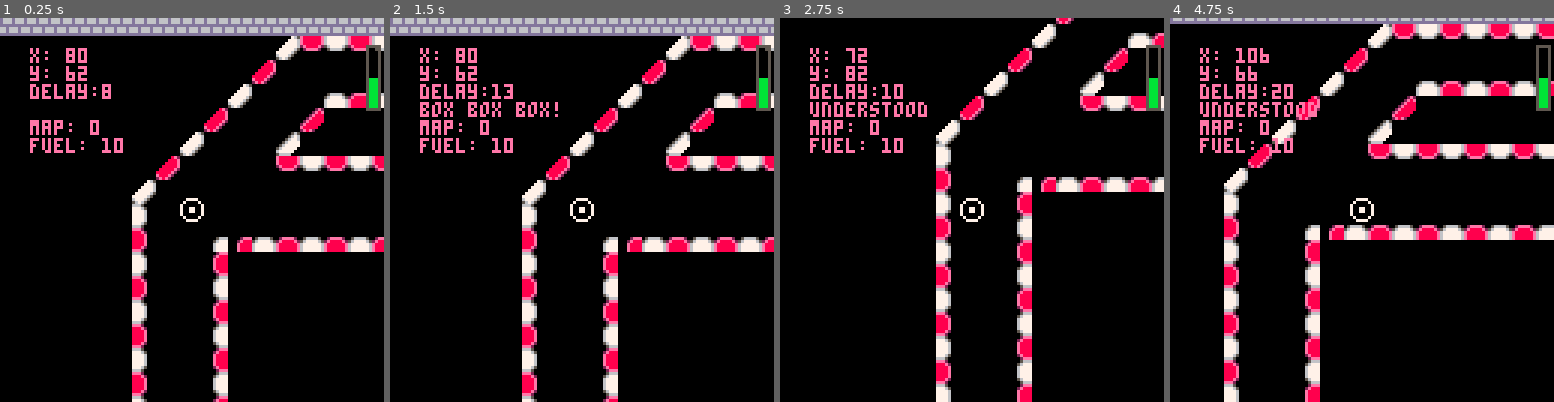
Above: before the commit, frames 1-4 (left to right).
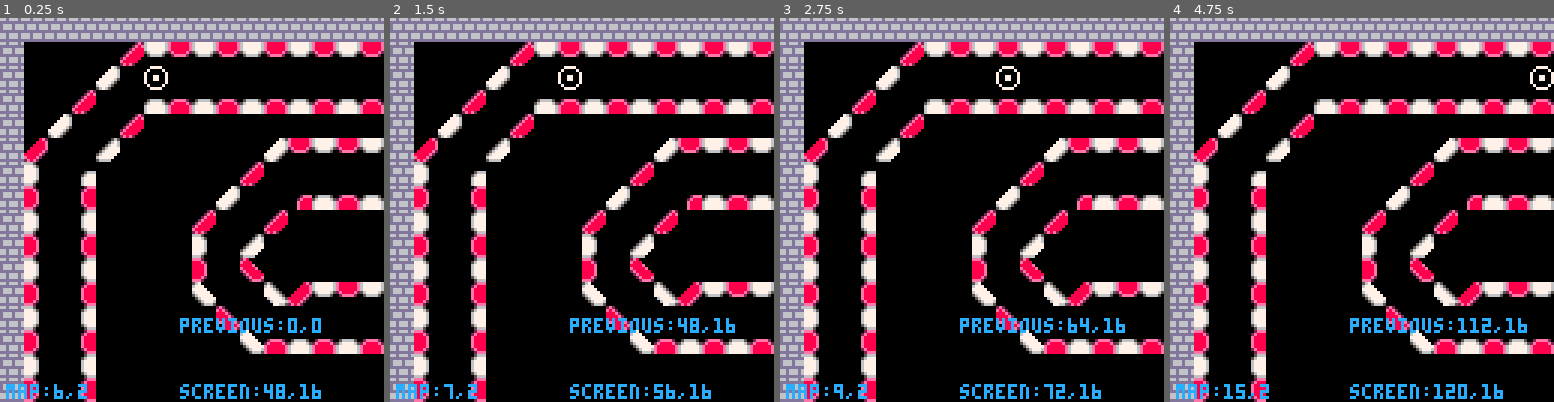
Above: after the commit, the same moments.

Repository: mmckendry/GrandPrixP8
Game: PICO-8 cartridge grandprix.p8
Same seed, same stepped clock (60 frames per second), same inputs: the game is played once before the commit and once after it.
Inputs:
- Up to frame 1 (0.25 s): no input
- Up to frame 2 (1.5 s): tap O (Z key) at 0.33, 0.7, 1.43 s; tap X (X key) at 1.07 s
- Up to frame 3 (2.75 s): hold Left 1.97-2.37 s; tap X (X key) at 2.07, 2.4, 2.73 s; tap O (Z key) at 2.22 s; hold Down from 2.42 s (still down)
- Up to frame 4 (4.75 s): release Down at 2.82 s; hold Right 2.87-3.53 s; tap X (X key) every 0.33 s from 3.07 to 4.73 s; tap O (Z key) at 3.1, 3.98 s; hold Up 3.58-4.08 s; hold Right 4.13-4.53 s; hold Down from 4.58 s (still down)

The runs differ from the first frame. In frame 1, 39% of the frame differs, in the area x 0-100%, y 0-100%; in frame 2, 40%; in frame 3, 40%; in frame 4, 42%.

Commit message:
Change movement from pixel to grid. Add pathfinding.

Diff:
--- a/grandprix.p8
+++ b/grandprix.p8
@@ -6,16 +6,29 @@
  is_pit_confirmed = false
  pit_initiated = false
  fuel=10
- textlabel = "testing"
+
+ --
+ up = {}
+ down = {}
+ left = {}
+ right = {}
+ neighbours = {}
+ candidates = {}
+ next_step = {}
+ first = true
+
+ function _init()
+  last_x = 0
+  last_y = 0
+  make_player()
+ end
 
  function drawtrack()
-   map(0,0,0,0,128,32)
+   map(0,0,0,0,20,29)
  end
 
  function _update()
   move_player()
-  userinput()
-  pathfinding()
  end
 
  function pitstop_initiate()
@@ -54,13 +67,16 @@
   cls()
   camera_follow()
   drawtrack()
-  spr(0, p.x, p.y)
-  update_pit_message()
-  display_pit_message()
-  display_fuel()
-  display_information()
-  out_of_fuel()
- end
+  spr(0,p.x*8,p.y*8)
+  --update_pit_message()
+  --display_pit_message()
+  --display_fuel()
+  --display_information()
+  -- out_of_fuel()
+  print("map:"..p.x..","..p.y,2,122,12)
+  print("screen:"..(p.x*8)..","..(p.y*8),60,122,12)
+  print("previous:"..(last_x*8)..","..(last_y*8),60,100,12)
+end
 -->8
 --camera follow function
 c={}
@@ -82,11 +98,27 @@
 -- display
 
 function display_information()
-  print("x: " ..p.x, p.x -50 , p.y -50, 14)
-  print("y: "..p.y, p.x-50, p.y-44, 14)
-  print("delay:"..delay,p.x-50, p.y-38, 14)
-  print("map: "..flag, p.x-50, p.y-26, 14)
+  print("delay:"..delay,p.x-5, p.y-5, 14)
+  --print("map: "..flag, p.x-50, p.y-26, 14)
   print("fuel: "..fuel, p.x-50, p.y-20, 14)
+end
+
+function tableinfo()
+   targets = find_path_breadth(p.x, p.y, 30,
+     function(cx,cy)
+                  -- make the path finder step on tiles with index>16 only
+     return mget(cx,cy)>16
+    end,
+    function(tx,ty)
+     -- accept tile index 20 as targets
+     return mget(tx,ty)==20
+     end)
+
+    for t in all(targets) do
+     print ("tx:"..t.x, 2,132,12)
+     print ("ty:"..t.y, 2,128,12)
+     mset(t.x, t.y, 0)
+    end
 end
 
 function display_pit_message()
@@ -120,84 +152,82 @@
 
 end
 -->8
--- player
-p={}
-p.x=80
-p.y=62
-p.w=5
-p.h=5
-p.dx=0
-p.dy=0
-p.sprite=0
-
-function userinput()
-  if btn(4) then
-   pitstop_initiate()
-  end
-  if btn(5) then
-   pitstop_confirm()
-  end
- end
+--player functions
+
+function make_player()
+ p={}
+ p.x=6
+ p.y=2
+
+ p.sprite=5
+end
 
 function move_player()
- if (btn(⬅️)) p.dx-=2
- if (btn(➡️)) p.dx+=2
- if (btn(⬆️)) p.dy-=2
- if (btn(⬇️)) p.dy+=2
-
- if (can_move(p.x+p.dx,p.y,p.w,p.h,fuel)) then
-  p.x+=p.dx
- end
-
- if (can_move(p.x,p.y+p.dy,p.w,p.h)) then
-  p.y+=p.dy
- end
-
- p.dx,p.dy=0,0
- end
-
- function pathfinding()
- local checkpoint
-
- --travel along x+ (right)
- --if cant move check where i can move
- --
-
- end
-
-
--->8
--- collision detection
-
-function can_move(x, y, w, h)
-
- if (fuel == 0) return false
-
- if (is_solid(x,y)) return false
-
- if (is_solid(x+w,y)) return false
-
- if (is_solid(x,y+h)) return false
-
- if (is_solid(x+w,y+h)) return false
-
- return true
-end
-
-function is_solid(x,y)
-
- --convert pixel coordinates
- --to map coordinates
- local map_x=flr(x/8)
- local map_y=flr(y/8)
-
- local map_sprite=mget(map_x,map_y)
-
-  flag=fget(map_sprite)
-
- return flag==1
-end
-
+ local new_x,new_y=p.x,p.y
+
+ if (btnp(⬅️)) new_x-=1
+ if (btnp(➡️)) new_x+=1
+ if (btnp(⬆️)) new_y-=1
+ if (btnp(⬇️)) new_y+=1
+ if (btnp(❎)) pathfinding()
+
+end
+-->8
+
+function can_move(x,y)
+
+ local map_sprite=mget(x,y)
+
+ local flag=fget(map_sprite)
+
+ return flag!=1
+
+end
+-->8
+--pathfinding
+function pathfinding()
+
+ local new_x = p.x
+ local new_y = p.y
+ if(first) then
+  last_x -= 1
+  last_y = p.y
+  first = false
+ end
+
+function set_neighbours()
+  left[1] = new_x - 1
+  left[2] = new_y
+  right[1] = new_x + 1
+  right[2] = new_y
+  up[1] = new_x
+  up[2] = new_y + 1
+  down[1] = new_x
+  down[2] = new_y - 1
+  neighbours = {left,right,up,down}
+ end
+
+ set_neighbours()
+
+  for k, v in ipairs(neighbours) do
+   for j, m in ipairs(v) do
+     candidates[j] = m
+   end
+   if (candidates[1]!=last_x or candidates[2]!=last_y) then
+     sfx(0)
+     if(can_move(candidates[1], candidates[2])) then
+      next_step[1] = candidates[1]
+      next_step[2] = candidates[2]
+     end
+   end
+  end
+
+ last_x = p.x
+ last_y = p.y
+
+ p.x = next_step[1]
+ p.y = next_step[2]
+end
 __gfx__
 007777000008800000aaaa0067777776e888888e677777767700770000000000e888888e0000000066d666d60000000000000000000000000000000000000000
 07000070008008000a0000a067777776e888888e677777767700770000000000e888888e00000000dddddddd0000000000000000000000000000000000000000
@@ -215,11 +245,11 @@
 b000000b000000000000000067777776e888888e67777776e888888ee7777776e888888e00000000000000000000000000000000000000000000000000000000
 0b0000b0000000000000000067777776e888888e67777776e888888ee7777776e888888e00000000000000000000000000000000000000000000000000000000
 00bbbb00000000000000000067777776e888888e67777776e888888ee7777776e888888e00000000000000000000000000000000000000000000000000000000
-eee2000000002eee000007760000088e000008e2000002e22e8000002e2000000000000000000000000000000000000000000000000000000000000000000000
-888e20000002e888000077760000888e0000888e00002e8ee8880000e8e200000000000000000000000000000000000000000000000000000000000000000000
-8888e000000e8888000777760008888e0008888e0002e8888888e000888e20000000000000000000000000000000000000000000000000000000000000000000
-8888e000000e8888007777760088888e0088888e002e8888e8888e008888e2000000000000000000000000000000000000000000000000000000000000000000
-8888e000000e8888077777760888888e088888e202e888882e88888088888e200000000000000000000000000000000000000000000000000000000000000000
+eee2000000002eee000007760000088e000008e2000002e22e8000002e2000008888e00000000000000000000000000000000000000000000000000000000000
+888e20000002e888000077760000888e0000888e00002e8ee8880000e8e200008888e00000000000000000000000000000000000000000000000000000000000
+8888e000000e8888000777760008888e0008888e0002e8888888e000888e20008888e00000000000000000000000000000000000000000000000000000000000
+8888e000000e8888007777760088888e0088888e002e8888e8888e008888e200888e200000000000000000000000000000000000000000000000000000000000
+8888e000000e8888077777760888888e088888e202e888882e88888088888e20eee2000000000000000000000000000000000000000000000000000000000000
 8888e000000e888877777766888888ee88888e202e88888002e888880e8888e20000000000000000000000000000000000000000000000000000000000000000
 888e20000002e8887777766588888ee2e888e200e8888800002e888e00e8888e0000000000000000000000000000000700000000000000000000000000000000
 eee2000000002eee66666650eeeeee202e8e20002e8e20000002eee200088ee20000000000000000000000000000008e00000000000000000000000000000000
@@ -232,32 +262,29 @@
 7776500000056777000e888800067777677765006777770000567776006777760000000000000000000000000000000000000000000000000000000000000000
 6665000000005666000e888800067777567650005666600000056665000776650000000000000000000000000000000000000000000000000000000000000000
 __gff__
-0000020101010200010001000000000002000001010101010100000000000000010101010101010100000000000000000101010101010101000000000000000000000000000000000000000000000000000000000000000000000000000000000000000000000000000000000000000000000000000000000000000000000000
+0000020101010200010001000000000002000001010101010100000000000000010101010101010101000000000000000101010101010101000000000000000000000000000000000000000000000000000000000000000000000000000000000000000000000000000000000000000000000000000000000000000000000000
 0000000000000000000000000000000000000000000000000000000000000000000000000000000000000000000000000000000000000000000000000000000000000000000000000000000000000000000000000000000000000000000000000000000000000000000000000000000000000000000000000000000000000000
 __map__
-0a0a0a0a0a0a0a0a0a0a0a0a0a0a0a0a0a0a0a0a0a0a0a0a0a0a0a0a0a0a0a0a0a0a0a0a0a0a0a0a0a0a0a0a0a0a0a0a0a0a0a0a00000000000000000000000000000000000000000000000000000000000000000000000000000000000000000000000000000000000000000000000000000000000000000000000000000000
-0a00000000000000000000000000340403040304030403040304030403040304030403043600000000000000000000000000000a00000000000000000000000000000000000000000000000000000000000000000000000000000000000000000000000000000000000000000000000000000000000000000000000000000000
-0a00000000000000000000000024000000000000000000000000000000000000000000000036000000000000000000000000000a00000000000000000000000000000000000000000000000000000000000000000000000000000000000000000000000000000000000000000000000000000000000000000000000000000000
-0a00000000000000000000003400000013141314131413141314131413141314131413000000260000000000000000000000000a00000000000000000000000000000000000000000000000000000000000000000000000000000000000000000000000000000000000000000000000000000000000000000000000000000000
-0a00000000000000000000240000002500000000000000000000000000000000000000270000003600000000000000000000000a00000000000000000000000000000000000000000000000000000000000000000000000000000000000000000000000000000000000000000000000000000000000000000000000000000000
-0a00000000000000000034000000350000000000000000000000000000000000000000003700000026000000000000000000000a00000000000000000000000000000000000000000000000000000000000000000000000000000000000000000000000000000000000000000000000000000000000000000000000000000000
-0a00000000000000002400000000040304030403040304030403040304030405040304030400000000030403040304030436000a00000000000000000000000000000000000000000000000000000000000000000000000000000000000000000000000000000000000000000000000000000000000000000000000000000000
-0a00000000000000340000000000000000000000000000000000000000000006000000000000000000000000000000000031000a00000000000000000000000000000000000000000000000000000000000000000000000000000000000000000000000000000000000000000000000000000000000000000000000000000000
-0a00000000000000300000000000000000000000000000000000020000000006000000000000000000000000000000000021000a00000000000000000000000000000000000000000000000000000000000000000000000000000000000000000000000000000000000000000000000000000000000000000000000000000000
-0a00000000000000200000333213141314131413141314131413141314131415141314131413141314131413141300000031000a00000000000000000000000000000000000000000000000000000000000000000000000000000000000000000000000000000000000000000000000000000000000000000000000000000000
-0a00000000000000300000210000000000000000000000000000000000000000000000000000000000000000000020000021000a00000000000000000000000000000000000000000000000000000000000000000000000000000000000000000000000000000000000000000000000000000000000000000000000000000000
-0a00000000000000200000310000000000000000000000000000000000000000000000000000000000000000000030000031000a00000000000000000000000000000000000000000000000000000000000000000000000000000000000000000000000000000000000000000000000000000000000000000000000000000000
-0a00000000000000300000210000000000000000000000000000000000000000000000000000000000000000000020000021000a00000000000000000000000000000000000000000000000000000000000000000000000000000000000000000000000000000000000000000000000000000000000000000000000000000000
-0a00000000000000200000310000000000000000000000000000000000000000000000000000000000000000000030000031000a00000000000000000000000000000000000000000000000000000000000000000000000000000000000000000000000000000000000000000000000000000000000000000000000000000000
-0a00000000000000300000210000000000000000000000000000000000000000000000000000000000000000000020000021000a00000000000000000000000000000000000000000000000000000000000000000000000000000000000000000000000000000000000000000000000000000000000000000000000000000000
-0a00000000000000200000310000000000000000000000000000000000000000000000000000000000000000000030000031000a00000000000000000000000000000000000000000000000000000000000000000000000000000000000000000000000000000000000000000000000000000000000000000000000000000000
-0a00000000000000300000210000000000000000000000000000000000000000000000000000000000000000000020000021000a00000000000000000000000000000000000000000000000000000000000000000000000000000000000000000000000000000000000000000000000000000000000000000000000000000000
-0a00000000000000200000310000000000000000000000000000000000000000000000000000000000000000000030000031000a00000000000000000000000000000000000000000000000000000000000000000000000000000000000000000000000000000000000000000000000000000000000000000000000000000000
-0a00000000000000300000210000000000000000000000000000000000000000000000000000000000000000000020000021000a00000000000000000000000000000000000000000000000000000000000000000000000000000000000000000000000000000000000000000000000000000000000000000000000000000000
-0a00000000000000200000310000000000000000000000000000000000000000000000000000000000000000000030000031000a00000000000000000000000000000000000000000000000000000000000000000000000000000000000000000000000000000000000000000000000000000000000000000000000000000000
-0a00000000000000300000000403040304030403040304030403040304030403040304030403040304030403040300000021000a00000000000000000000000000000000000000000000000000000000000000000000000000000000000000000000000000000000000000000000000000000000000000000000000000000000
-0a00000000000000200000000000000000000000000000000000000000000000000000000000000000000000000000000031000a00000000000000000000000000000000000000000000000000000000000000000000000000000000000000000000000000000000000000000000000000000000000000000000000000000000
-0a00000000000000300000000000000000000000000000000000000000000000000000000000000000000000000000000021000a00000000000000000000000000000000000000000000000000000000000000000000000000000000000000000000000000000000000000000000000000000000000000000000000000000000
-0a00000000000000271314131413141314131413141314131413141314131413141314131413141314131413141314131435000a00000000000000000000000000000000000000000000000000000000000000000000000000000000000000000000000000000000000000000000000000000000000000000000000000000000
-0a00000000000000000000000000000000000000000000000000000000000000000000000000000000000000000000000000000a00000000000000000000000000000000000000000000000000000000000000000000000000000000000000000000000000000000000000000000000000000000000000000000000000000000
-0a0a0a0a0a0a0a0a0a0a0a0a0a0a0a0a0a0a0a0a0a0a0a0a0a0a0a0a0a0a0a0a0a0a0a0a0a0a0a0a0a0a0a0a0a0a0a0a0a0a0a0a00000000000000000000000000000000000000000000000000000000000000000000000000000000000000000000000000000000000000000000000000000000000000000000000000000000
+0a0a0a0a0a0a0a0a0a0a0a0a0a0a0a0a0a0a0a0a0a0000000000000000000000000000000000000000000000000000000000000000000000000000000000000000000000000000000000000000000000000000000000000000000000000000000000000000000000000000000000000000000000000000000000000000000000
+0a000000002503040304030403040304370000000a0000000000000000000000000000000000000000000000000000000000000000000000000000000000000000000000000000000000000000000000000000000000000000000000000000000000000000000000000000000000000000000000000000000000000000000000
+0a000000340000000000000000000000002600000a0000000000000000000000000000000000000000000000000000000000000000000000000000000000000000000000000000000000000000000000000000000000000000000000000000000000000000000000000000000000000000000000000000000000000000000000
+0a000025000013141314131413141314000036000a0000000000000000000000000000000000000000000000000000000000000000000000000000000000000000000000000000000000000000000000000000000000000000000000000000000000000000000000000000000000000000000000000000000000000000000000
+0a003400002500000000000000000000370021000a0000000000000000000000000000000000000000000000000000000000000000000000000000000000000000000000000000000000000000000000000000000000000000000000000000000000000000000000000000000000000000000000000000000000000000000000
+0a240000350000000000003404030403250031000a0000000000000000000000000000000000000000000000000000000000000000000000000000000000000000000000000000000000000000000000000000000000000000000000000000000000000000000000000000000000000000000000000000000000000000000000
+0a300033000000000000250000000000000025000a0000000000000000000000000000000000000000000000000000000000000000000000000000000000000000000000000000000000000000000000000000000000000000000000000000000000000000000000000000000000000000000000000000000000000000000000
+0a200021000000000034000032131613163500000a0000000000000000000000000000000000000000000000000000000000000000000000000000000000000000000000000000000000000000000000000000000000000000000000000000000000000000000000000000000000000000000000000000000000000000000000
+0a300031000000002500002500000000000000000a0000000000000000000000000000000000000000000000000000000000000000000000000000000000000000000000000000000000000000000000000000000000000000000000000000000000000000000000000000000000000000000000000000000000000000000000
+0a200021000000003000350000000000000000000a0000000000000000000000000000000000000000000000000000000000000000000000000000000000000000000000000000000000000000000000000000000000000000000000000000000000000000000000000000000000000000000000000000000000000000000000
+0a300031000000002000260000000000000000000a0000000000000000000000000000000000000000000000000000000000000000000000000000000000000000000000000000000000000000000000000000000000000000000000000000000000000000000000000000000000000000000000000000000000000000000000
+0a200021000000003600003724030403043600000a0000000000000000000000000000000000000000000000000000000000000000000000000000000000000000000000000000000000000000000000000000000000000000000000000000000000000000000000000000000000000000000000000000000000000000000000
+0a300031000000000027000000000000000026000a0000000000000000000000000000000000000000000000000000000000000000000000000000000000000000000000000000000000000000000000000000000000000000000000000000000000000000000000000000000000000000000000000000000000000000000000
+0a200021000000000000361413141314130000360a0000000000000000000000000000000000000000000000000000000000000000000000000000000000000000000000000000000000000000000000000000000000000000000000000000000000000000000000000000000000000000000000000000000000000000000000
+0a300031000000000000000000000000002000210a0000000000000000000000000000000000000000000000000000000000000000000000000000000000000000000000000000000000000000000000000000000000000000000000000000000000000000000000000000000000000000000000000000000000000000000000
+0a200021000000000000000000000000003000310a0000000000000000000000000000000000000000000000000000000000000000000000000000000000000000000000000000000000000000000000000000000000000000000000000000000000000000000000000000000000000000000000000000000000000000000000
+0a300031000000000000000000000000002000210a0000000000000000000000000000000000000000000000000000000000000000000000000000000000000000000000000000000000000000000000000000000000000000000000000000000000000000000000000000000000000000000000000000000000000000000000
+0a200021030403040304030403040304032800310a0000000000000000000000000000000000000000000000000000000000000000000000000000000000000000000000000000000000000000000000000000000000000000000000000000000000000000000000000000000000000000000000000000000000000000000000
+0a300000000000000000000000000000000000210a0000000000000000000000000000000000000000000000000000000000000000000000000000000000000000000000000000000000000000000000000000000000000000000000000000000000000000000000000000000000000000000000000000000000000000000000
+0a201314131413141314131413141314131314310a0000000000000000000000000000000000000000000000000000000000000000000000000000000000000000000000000000000000000000000000000000000000000000000000000000000000000000000000000000000000000000000000000000000000000000000000
+0a0a0a0a0a0a0a0a0a0a0a0a0a0a0a0a0a0a0a0a0a0000000000000000000000000000000000000000000000000000000000000000000000000000000000000000000000000000000000000000000000000000000000000000000000000000000000000000000000000000000000000000000000000000000000000000000000
+
+
Not shown, changed: the sound effects (__sfx__) section of grandprix.p8
